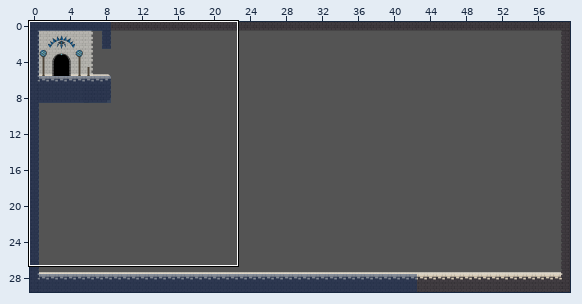
A Tiled map gets an edit: res/level/yashapuzzle/yasha_thief.tmx. Above: a wide view before the commit, with the close-up outlined.
Close-up. Before the edit:
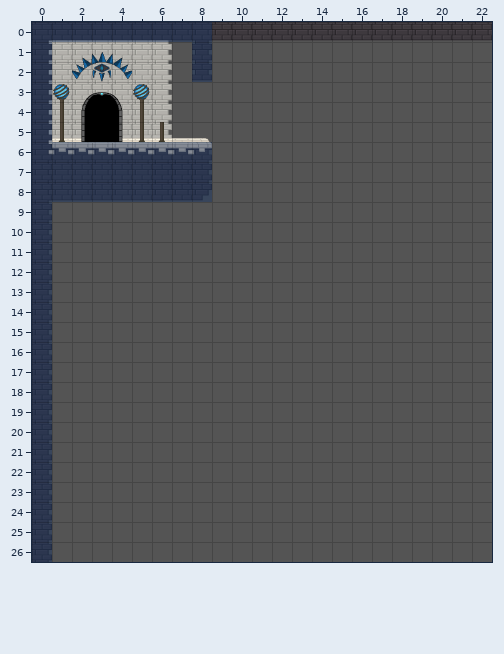
Cells are 50x50 px. Shown: x 0..22, y 0..26.
After:
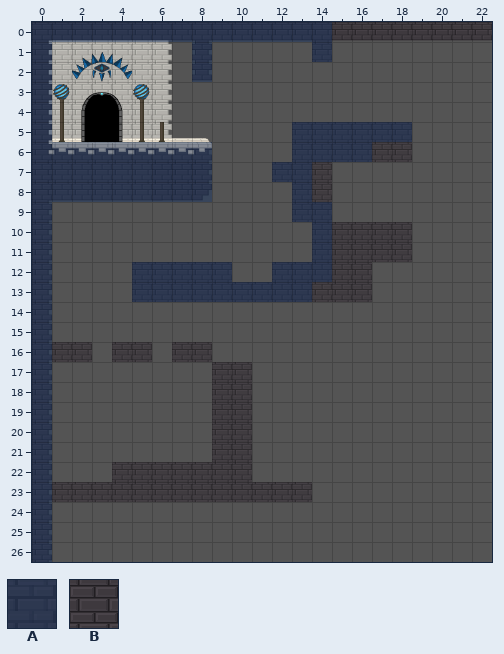
Key: from "tileset_level_yashapuzzle_thie": A 0, B 91.
_ is an empty cell.
See-through tiles are keyed as they look on the map.
Diff:
Layer "BG 1":
y 0..1: x 14 _ -> B
y 5..6: x 13..18 ______ -> BBBBBB
y 7: x 12..14 ___ -> BBB
y 8..9: x 13..14 __ -> BB
y 10..11: x 14..18 _____ -> BBBBB
y 12: x 5..9 _____ -> BBBBB; x 12..16 _____ -> BBBBB
y 13: x 5..16 ____________ -> BBBBBBBBBBBB
y 16: x 1..2 __ -> BB; x 4..5 __ -> BB; x 7..8 __ -> BB
y 17..21: x 9..10 __ -> BB
y 22: x 4..10 _______ -> BBBBBBB
y 23: x 1..13 _____________ -> BBBBBBBBBBBBB
Layer "collidable":
y 0: x 9..14 ______ -> AAAAAA
y 1: x 14 _ -> A
y 5: x 13..18 ______ -> AAAAAA
y 6: x 13..16 ____ -> AAAA
y 7: x 12..13 __ -> AA
y 8: x 13 _ -> A
y 9: x 13..14 __ -> AA
y 10..11: x 14 _ -> A
y 12: x 5..9 _____ -> AAAAA; x 12..14 ___ -> AAA
y 13: x 5..13 _________ -> AAAAAAAAA
